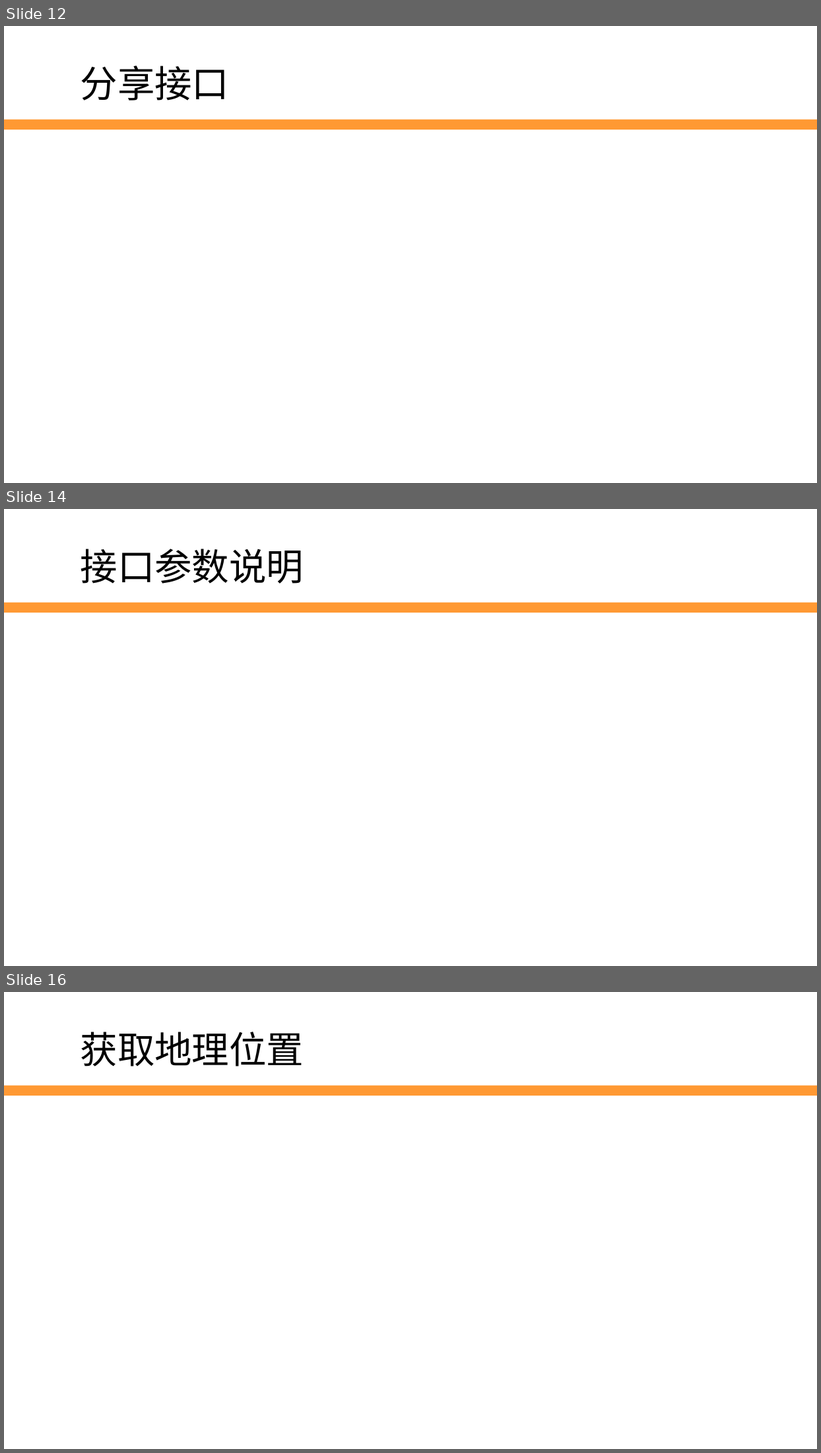
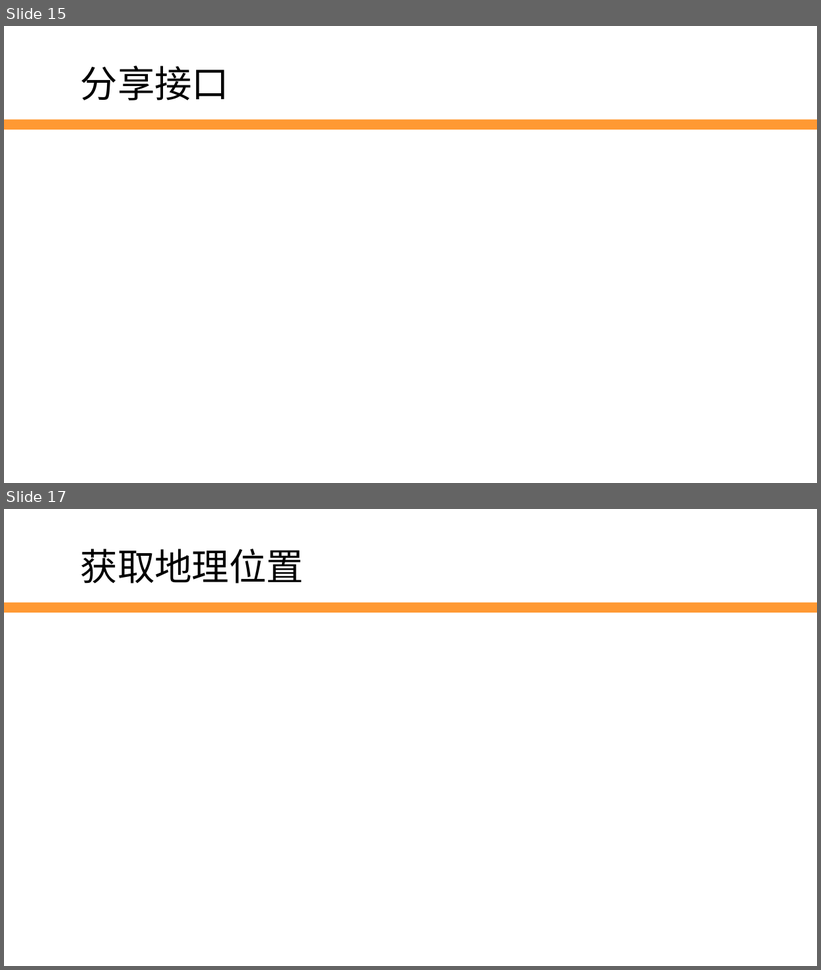
Before and after one commit to edu2act/2017-2018_1st_Wechat_Web_Programming, a slide deck: 第10讲 JS-SDK.pptx. Shown one above the other, each under a label of ours: slides 12, 14 and 16 before the commit, slides 15 and 17 after it; the slides between them are not shown. The pictures are 821x1453 and 821x970 pixels, drawn with LibreOffice and Linux fonts; fonts in the diff are those of the drawing; background and template pictures are left out. Boxes give left, top, right and bottom in pixels: in the first picture for what was removed or moved away, otherwise in the second. Text is boxed around its words. In the diff, an @@ line names an element or a change of style, - is before the commit and + after.

```diff
--- a/第10讲 JS-SDK.pptx
+++ b/第10讲 JS-SDK.pptx
@@ slide 14 removed at [4, 509, 817, 966], background #FFFFFF; not listed: 1 template element that a slide beside it also shows @@
@@ text removed at [81, 549, 304, 584] @@
-接口参数说明
@@ what was slide 12 is now slide 15 @@
@@ what was slide 16 is now slide 17 @@
```
Also in this commit, not shown: 2 slides changed, 4 slides added, 4 other slides removed, 1 other file.
